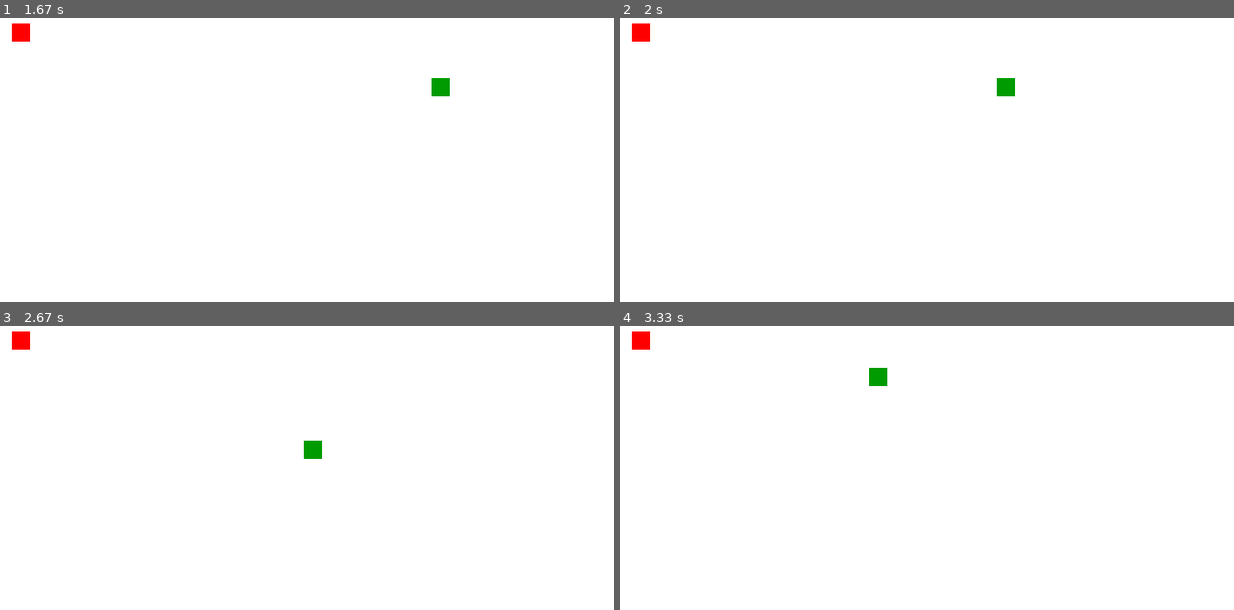
Above: before the commit, frames 1-4 (two rows, left to right).
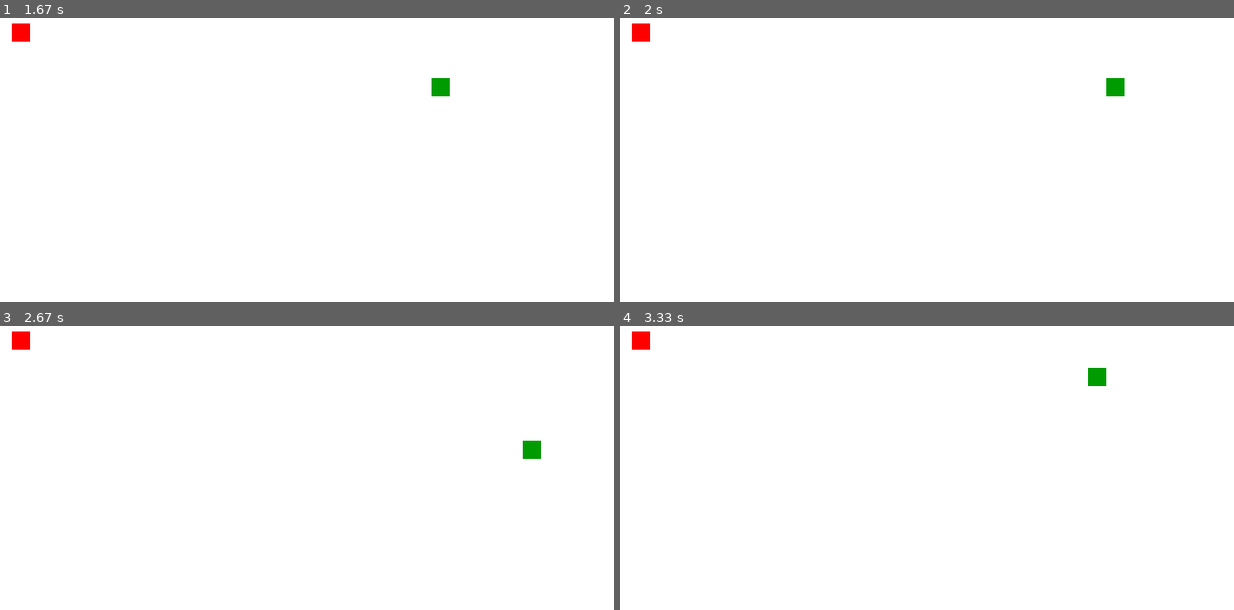
Above: after the commit, the same moments.

Repository: ComputerKWasTaken/PyGameSnake
Game: pygame game, started from snake.py
Two runs of this game, one before a commit and one after it. Both use one fixed random seed, a clock stepped at 60 frames per second and the inputs below.
Inputs:
- Up to frame 1 (1.67 s): hold D 0.33-0.8 s; hold W 0.83-1.13 s; hold D 1.17-1.63 s
- Up to frame 2 (2 s): hold A from 1.67 s (still down)
- Up to frame 3 (2.67 s): release A at 2.2 s; hold S 2.23-2.53 s; hold A from 2.57 s (still down)
- Up to frame 4 (3.33 s): release A at 2.97 s; hold W from 3 s (still down)

Frame 1 is identical in both runs. In frame 2, 0.4% of the frame differs, in the area x 61-83%, y 21-28%; in frame 3, 0.4%; in frame 4, 0.4%.

Commit message:
Updated snake.py to prevent the snake from accidently killing itself

Diff:
--- a/snake.py
+++ b/snake.py
@@ -74,16 +74,16 @@
             if event.type == pygame.QUIT:
                 game_over = True
             if event.type == pygame.KEYDOWN:
-                if event.key == pygame.K_a:
+                if event.key == pygame.K_a and x1_change != snake_block:
                     x1_change = -snake_block
                     y1_change = 0
-                elif event.key == pygame.K_d:
+                elif event.key == pygame.K_d and x1_change != -snake_block:
                     x1_change = snake_block
                     y1_change = 0
-                elif event.key == pygame.K_w:
+                elif event.key == pygame.K_w and y1_change != snake_block:
                     y1_change = -snake_block
                     x1_change = 0
-                elif event.key == pygame.K_s:
+                elif event.key == pygame.K_s and y1_change != -snake_block:
                     y1_change = snake_block
                     x1_change = 0
 
